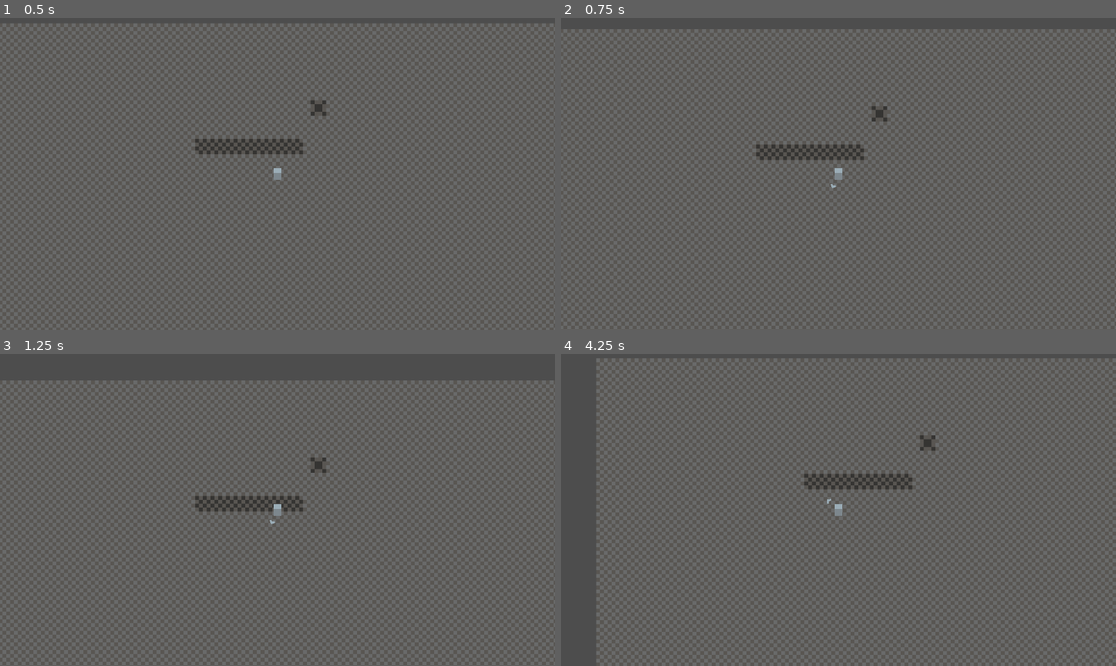
Above: before the commit, frames 1-4 (two rows, left to right).
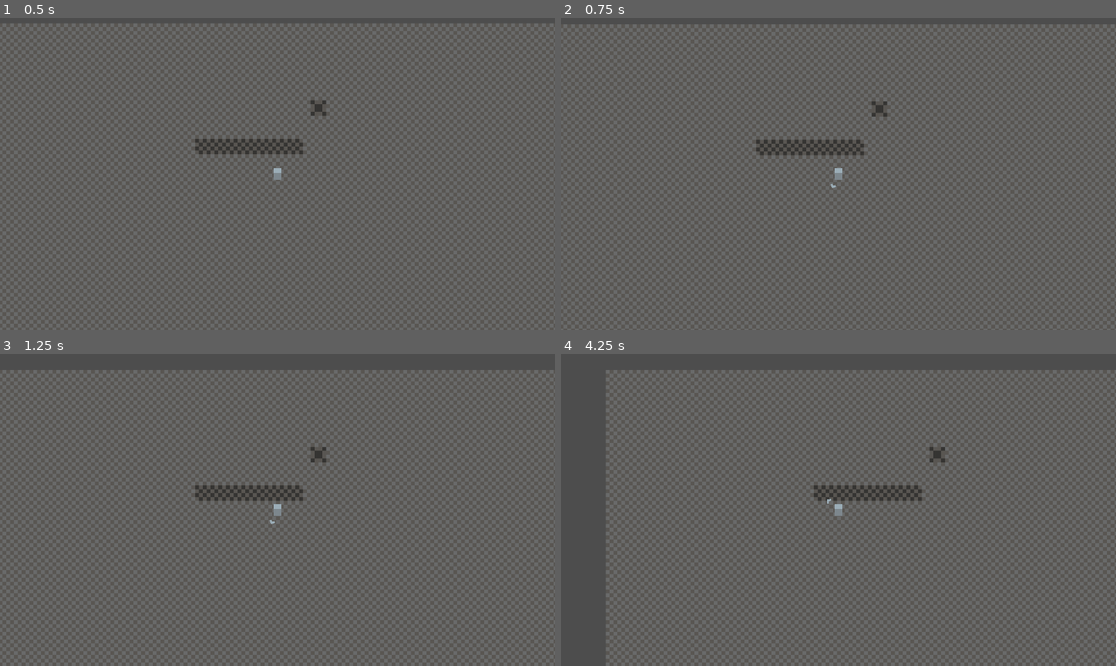
Above: after the commit, the same moments.

Repository: GudBoiNero/boomerang-boss-rush-mockup
Game: Godot game, scene res://levels/world.tscn
The game is run twice, just before and just after one commit, with the same random seed, the same clock (stepped at 60 frames per second) and the same inputs.
Inputs (mouse positions are in pixels of both pictures, inside the frame that each line leads up to):
- Up to frame 1 (0.5 s): no input
- Up to frame 2 (0.75 s): tap Enter at 0.5 s; move the mouse to (810, 236) at 0.52 s; hold W (up) from 0.53 s (still down)
- Up to frame 3 (1.25 s): keep holding W (up)
- Up to frame 4 (4.25 s): move the mouse to (1005, 556) at 1.27 s; tap Space at 2 s; move the mouse to (672, 463) at 2.02 s; release W (up) at 2.03 s; hold A (left) 2.03-3.53 s; move the mouse to (866, 510) at 2.77 s; move the mouse to (755, 432) at 3.52 s; hold S (down) from 3.53 s (still down)

Frame 1 is identical in both runs. In frame 2, 1.5% of the frame differs, in the area x 0-100%, y 2-46%; in frame 3, 2.4%; in frame 4, 3.3%, in the area x 6-100%, y 1-100%.

Commit message:
lookinjg better

Diff:
--- a/components/velocity.gd
+++ b/components/velocity.gd
@@ -3,12 +3,13 @@
 
 signal on_store(velocity: Vector2)
 signal on_unstore(velocity: Vector2)
-signal on_collision(velocity: Vector2, collision: KinematicCollision2D, angle: float)
+signal on_collision(velocity: Vector2, collision: KinematicCollision2D)
 
 ## Enables processing
 @export var enabled : bool = true
 
 @export_group("Collision")
+@export var STOP_ON_DIRECT_COLLISION : bool = true
 @export_range(0.0, 180, 0.001, "degrees") var DIRECT_ANGLE_MARGIN : float = 45
 
 ## Stops processing and stores _velocity in _stored_velocity
@@ -38,13 +39,25 @@
 func _velocity_physics_process(delta: float) -> void:
 	pass
 
-func _on_collision(velocity: Vector2, collision: KinematicCollision2D, angle: float) -> void:
-	print(angle)
+func _on_collision(velocity: Vector2, collision: KinematicCollision2D) -> void:
+	var normal := collision.get_normal().rotated(PI / 2).abs()
+	if normal.x == 1:
+		print("y")
+		_velocity.y = 0
+	elif normal.y == 1:
+		print("x")
+		_velocity.x = 0
 #endregion
 
 #region helpers
-func is_direct_collision(angle, error_margin: float) -> bool:
-	return angle > 180 - error_margin
+func is_direct_collision(velocity: Vector2, collision: KinematicCollision2D, margin: float) -> bool:
+	var col_angle := collision.get_normal().angle()
+	var vel_angle := velocity.normalized().angle()
+	var dif_angle := rad_to_deg(angle_difference(vel_angle, col_angle))
+
+	## We round so 134.999 and 135.001 are 135
+	var abs_angle := roundi(absf(dif_angle))
+	return abs_angle > 180 - margin
 ## returns _velocity if nothing else affects it
 func get_velocity() -> Vector2:
 	return _velocity
--- a/components/velocity_controller.gd
+++ b/components/velocity_controller.gd
@@ -12,12 +12,15 @@
 			on_collision.connect(_on_collision)
 
 func _on_collision(velocity: Vector2, collision: KinematicCollision2D) -> void:
-	var angle := absf(rad_to_deg(angle_difference(
-		 collision.get_normal().angle(),
-		velocity.normalized().angle()
-	)))
+	var col_angle := collision.get_normal().angle()
+	var vel_angle := velocity.normalized().angle()
+	var dif_angle := rad_to_deg(angle_difference(vel_angle, col_angle))
+
+	## We round so 134.999 and 135.001 are 135
+	var abs_angle := roundi(absf(dif_angle))
+
 	for layer in _layers:
-		layer.on_collision.emit(velocity, collision, angle)
+		layer.on_collision.emit(velocity, collision)
 
 func get_velocity() -> Vector2:
 	var velocity := Vector2.ZERO
--- a/player/player.tscn
+++ b/player/player.tscn
@@ -44,6 +44,7 @@
 [node name="Momentum" type="Node" parent="VelocityController"]
 unique_name_in_owner = true
 script = ExtResource("3_g1dw6")
+DIRECT_ANGLE_MARGIN = 15.0
 metadata/_custom_type_script = "uid://brdqq4wkc4kok"
 
 [node name="CollisionShape2D" type="CollisionShape2D" parent="."]
--- a/player/player_momentum_velocity.gd
+++ b/player/player_momentum_velocity.gd
@@ -1,9 +1,9 @@
 extends Velocity
 class_name PlayerMomentumVelocity
 
-@export var WALK_SPEED := 4000.0
-@export var RUN_SPEED := 12000.0
-@export var SPRINT_SPEED := 20000.0
+@export var WALK_SPEED := 6_000.0
+@export var RUN_SPEED := 10_000.0
+@export var SPRINT_SPEED := 16_000.0
 
 var _target_speed := 0.0
 var _speed := WALK_SPEED
@@ -11,4 +11,4 @@
 func _velocity_physics_process(delta: float) -> void:
 	var input := PlayerInputService.get_input_raw()
 	PlayerInputService.get_aim()
-	_velocity = input * delta * _speed
+	_velocity = lerp(_velocity, input * delta * WALK_SPEED, 0.02)
